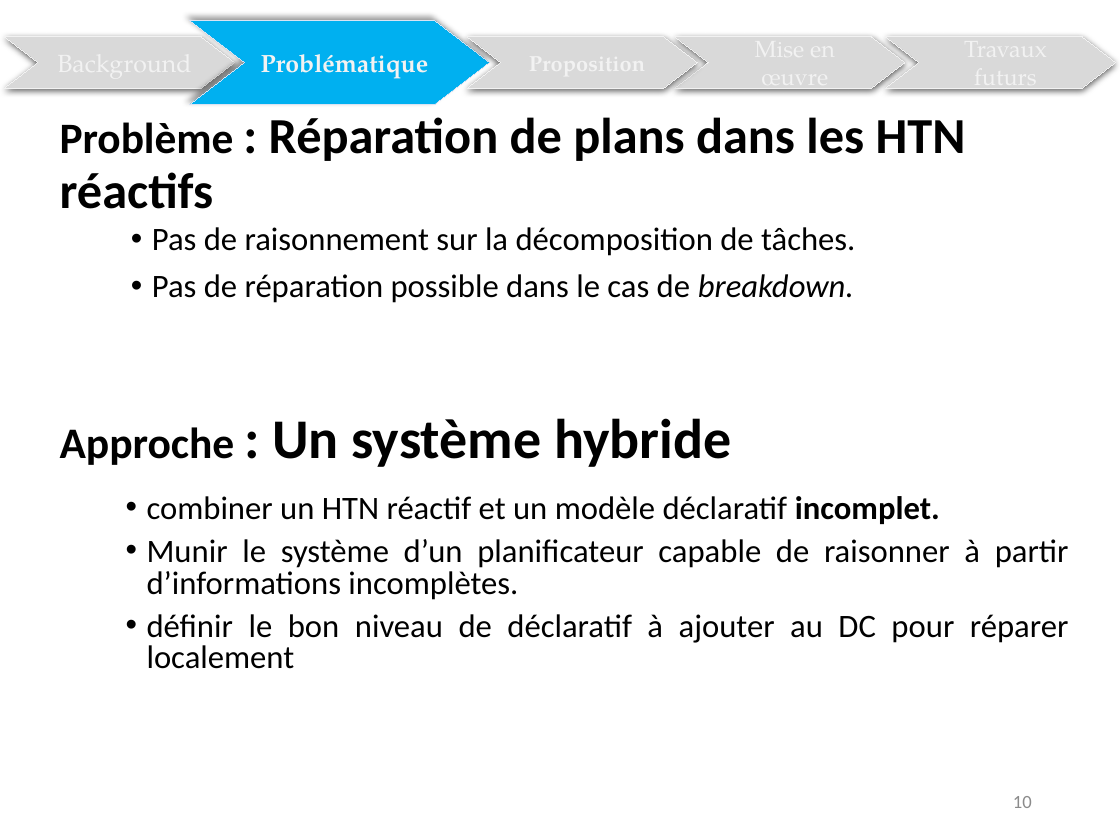
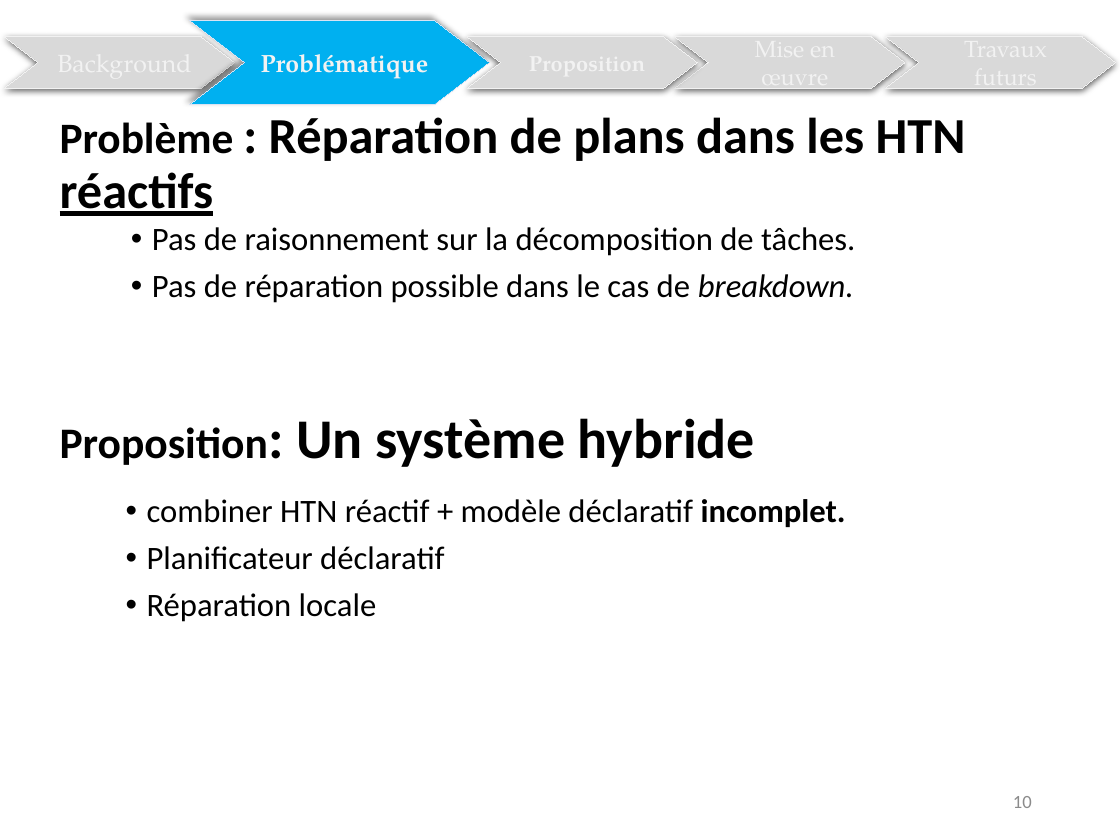
Before and after one commit to Olydia/Discolog, a slide deck: slide 20 of discolog/Rapport/Presentation_dauphine.pptx. Drawn at 1120x840 pixels with LibreOffice and Linux fonts; fonts in the diff are those of the drawing. Boxes give left, top, right and bottom in pixels: in the first picture for what was removed or moved away, otherwise in the second. Text is boxed around its words. In the diff, an @@ line names an element or a change of style, - is before the commit and + after.

```diff
--- a/discolog/Rapport/Presentation_dauphine.pptx
+++ b/discolog/Rapport/Presentation_dauphine.pptx
@@ title "Problème : Réparation de plans ..." at [60,117,966,216]: underline on in "réactifs" @@
@@ text at [60,418,755,467]: text changed @@
-Approche : Un système hybride
+Proposition: Un système hybride
@@ text at [147,499,846,622]: text changed @@
-• combiner un HTN réactif et un modèle déclaratif incomplet.
-• Munir le système d’un planificateur capable de raisonner à partir d’informations incomplètes.
-• définir le bon niveau de déclaratif à ajouter au DC pour réparer localement
+• combiner HTN réactif + modèle déclaratif incomplet.
+• Planificateur déclaratif
+• Réparation locale
```
Also in this commit, not shown: 25 other slides changed, 2 slides added, 7 other files.
